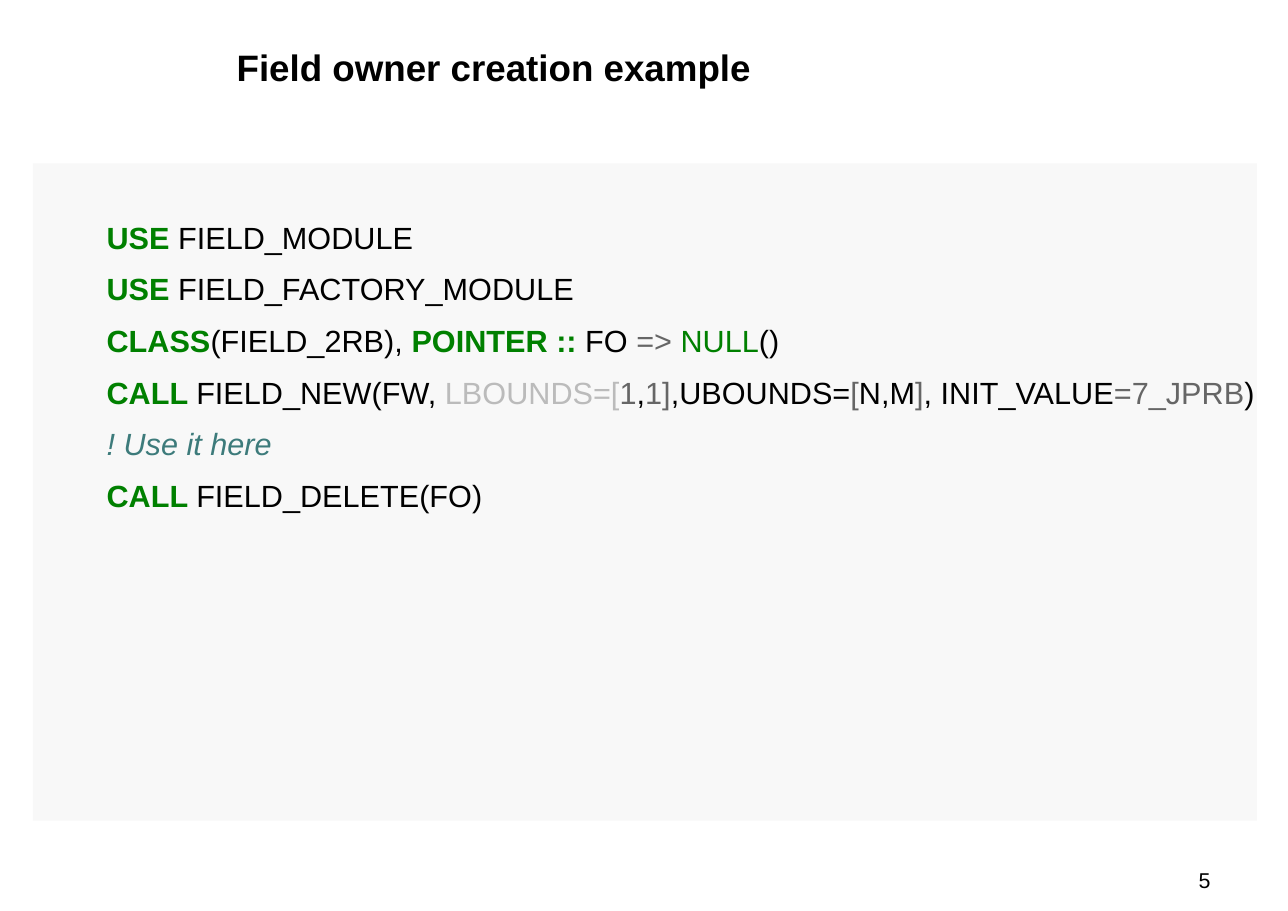
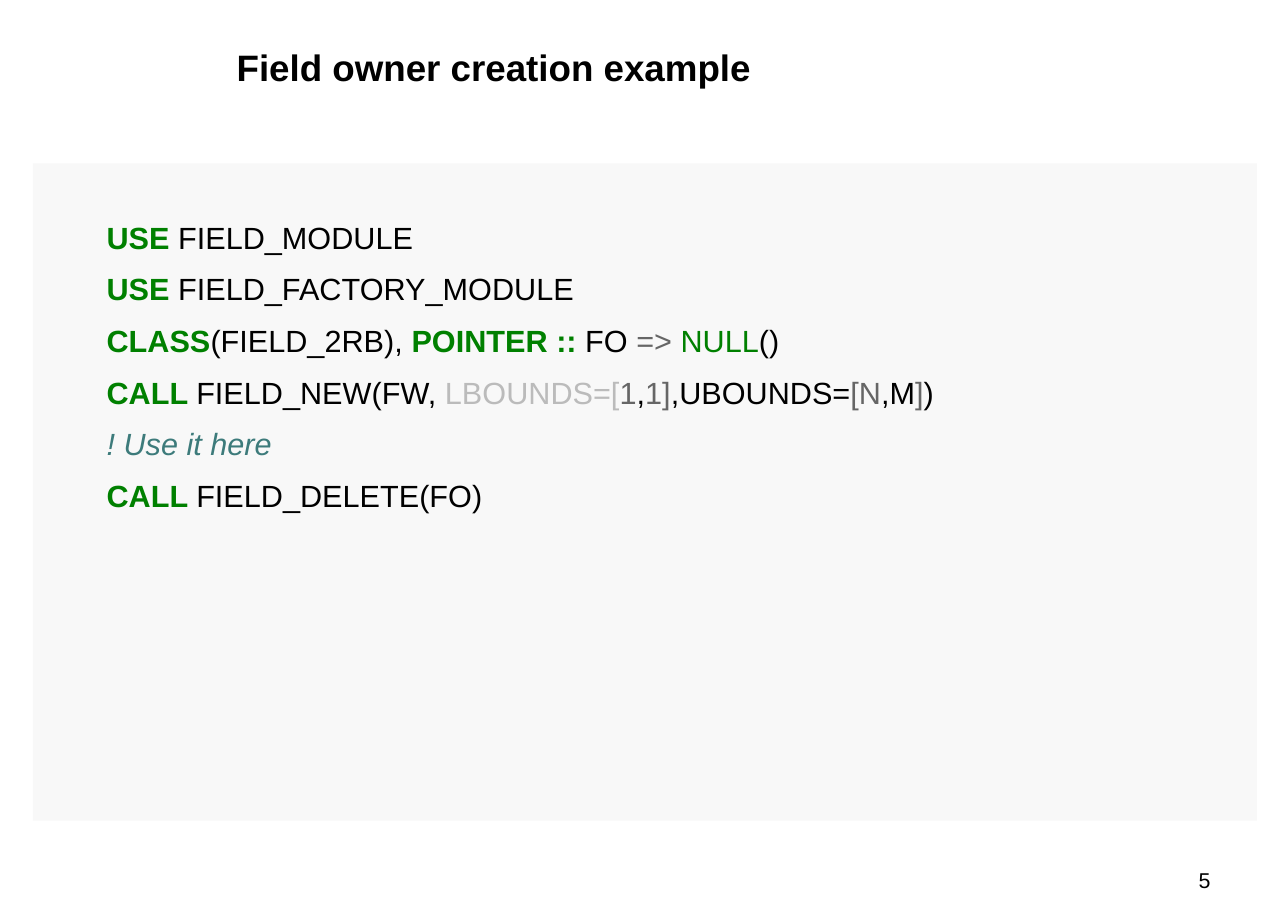
Before and after one commit to dareg/accord-ww-2025, a slide deck: slide 5 of 2025-10-22-accord_working_week.odp. Drawn at 1288x911 pixels with LibreOffice and Linux fonts; fonts in the diff are those of the drawing; background and template pictures are left out. Boxes give left, top, right and bottom in pixels: in the first picture for what was removed or moved away, otherwise in the second. Text is boxed around its words. In the diff, an @@ line names an element or a change of style, - is before the commit and + after.

```diff
--- a/2025-10-22-accord_working_week.odp
+++ b/2025-10-22-accord_working_week.odp
@@ text at (107, 381, 934, 409): text changed @@
-CALL FIELD_NEW(FW, LBOUNDS=[1,1],UBOUNDS=[N,M], INIT_VALUE=7_JPRB)
+CALL FIELD_NEW(FW, LBOUNDS=[1,1],UBOUNDS=[N,M])
```
Also in this commit, not shown: 2 other slides changed, 3 slides removed, 1 other file.
